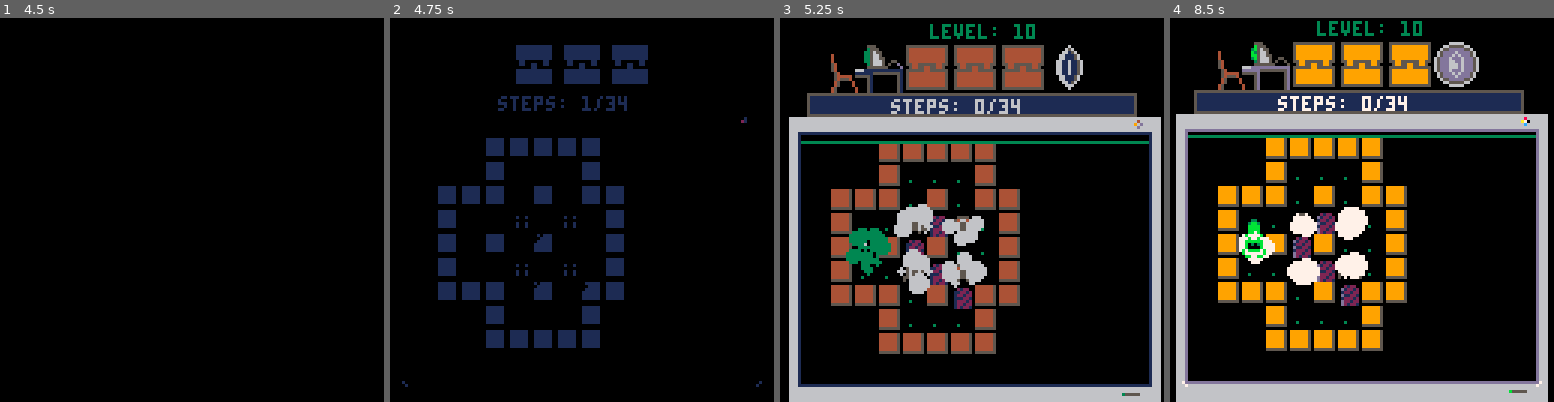
Above: before the commit, frames 1-4 (left to right).
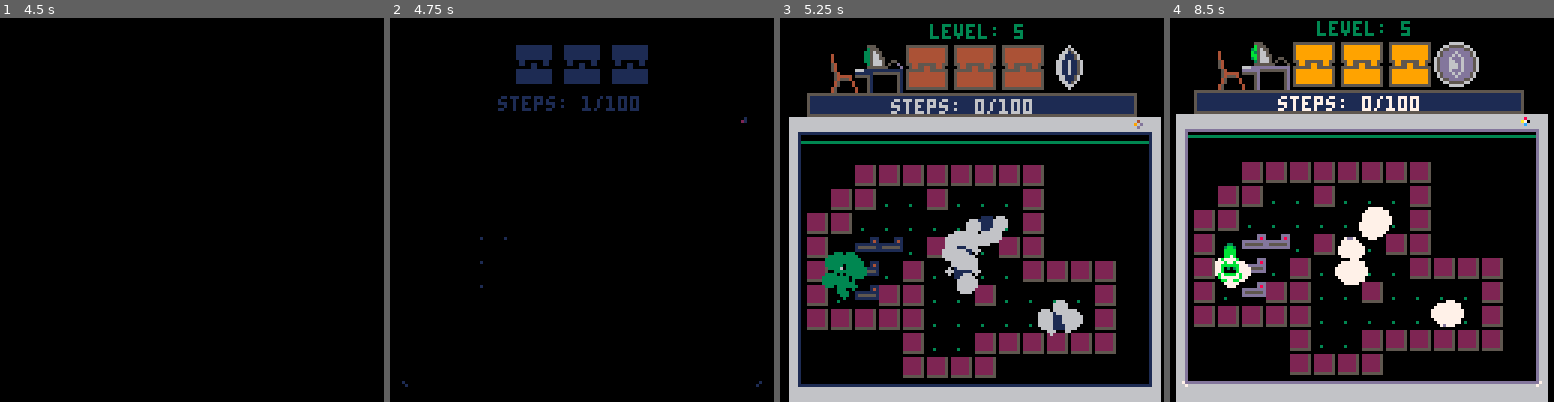
Above: after the commit, the same moments.

Repository: jacobneal65/sokovirus-pico8
Game: PICO-8 cartridge mysoko.p8
The game is run twice, just before and just after one commit, with the same random seed, the same clock (stepped at 60 frames per second) and the same inputs.
Inputs:
- Up to frame 1 (4.5 s): tap O (Z key) at 0.33, 0.7, 1.43, 2.22, 3.1, 3.98 s; tap X (X key) at 1.07, 2.07, 2.4, 2.73, 3.07, 3.4, 3.73, 4.07, 4.4 s; hold Left 1.97-2.37 s; hold Down 2.42-2.82 s; hold Right 2.87-3.53 s; hold Up 3.58-4.08 s; hold Right from 4.13 s (still down)
- Up to frame 2 (4.75 s): release Right at 4.53 s; hold Down from 4.58 s (still down); tap X (X key) at 4.73 s
- Up to frame 3 (5.25 s): tap O (Z key) at 4.87 s; tap X (X key) at 5.07 s; release Down at 5.08 s; hold Left from 5.13 s (still down)
- Up to frame 4 (8.5 s): tap X (X key) every 0.33 s from 5.4 to 8.4 s; tap O (Z key) every 0.88 s from 5.75 to 8.4 s; release Left at 5.8 s; hold Up 5.85-6.18 s; hold Left 6.23-6.63 s; hold Down 6.68-7.08 s; hold Right 7.13-7.8 s; hold Up 7.85-8.35 s; hold Right from 8.4 s (still down)

Frame 1 is identical in both runs. In frame 2, 7.7% of the frame differs, in the area x 12-65%, y 20-86%; in frame 3, 24%, in the area x 7-94%, y 1-99%; in frame 4, 24%.

Commit message:
fixed news text

Diff:
--- a/mysoko.p8
+++ b/mysoko.p8
@@ -36,7 +36,7 @@
 	plx={19,37,59,73,87,106,6,22,41,54,69,86}
 	ply={9,10,12,7,10,9,25,22,22,25,21,21}
 
-	newstext = "breaking news: an unknown virus is sweeping the city. close your doors citizens!"
+	newstext = "breaking news: an unknown computer virus is sweeping the city. lock your pc!"
 
 	hubtext = {
 		{">password: **********",
@@ -996,7 +996,7 @@
 
 function upd_wait_for_particle()
 	if #part <= 0 then
-		level=10-- (used for debuging)
+		--level=10-- (used for debuging)
 		init_level()
 		fadeout()
 	end
